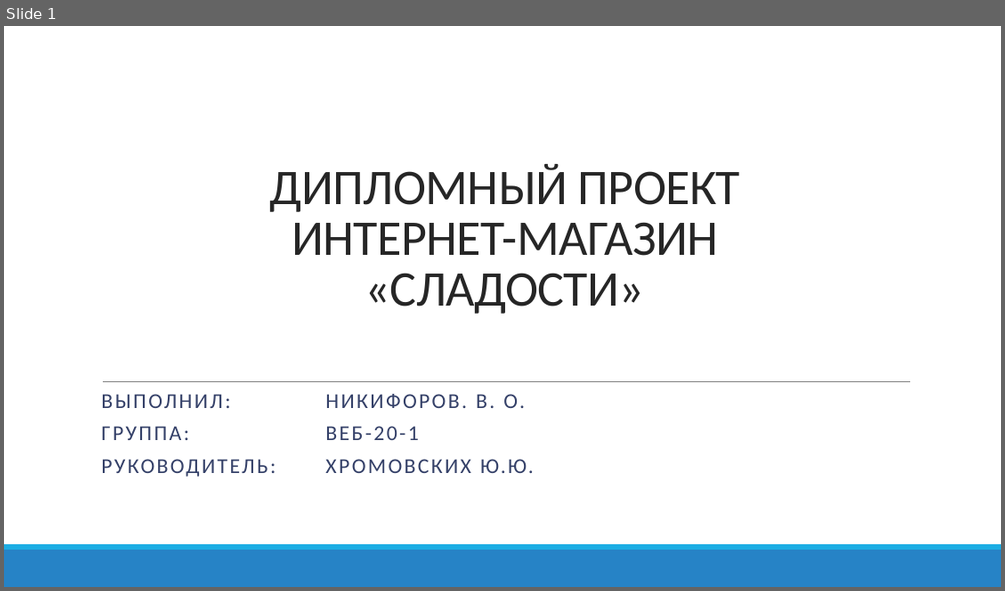
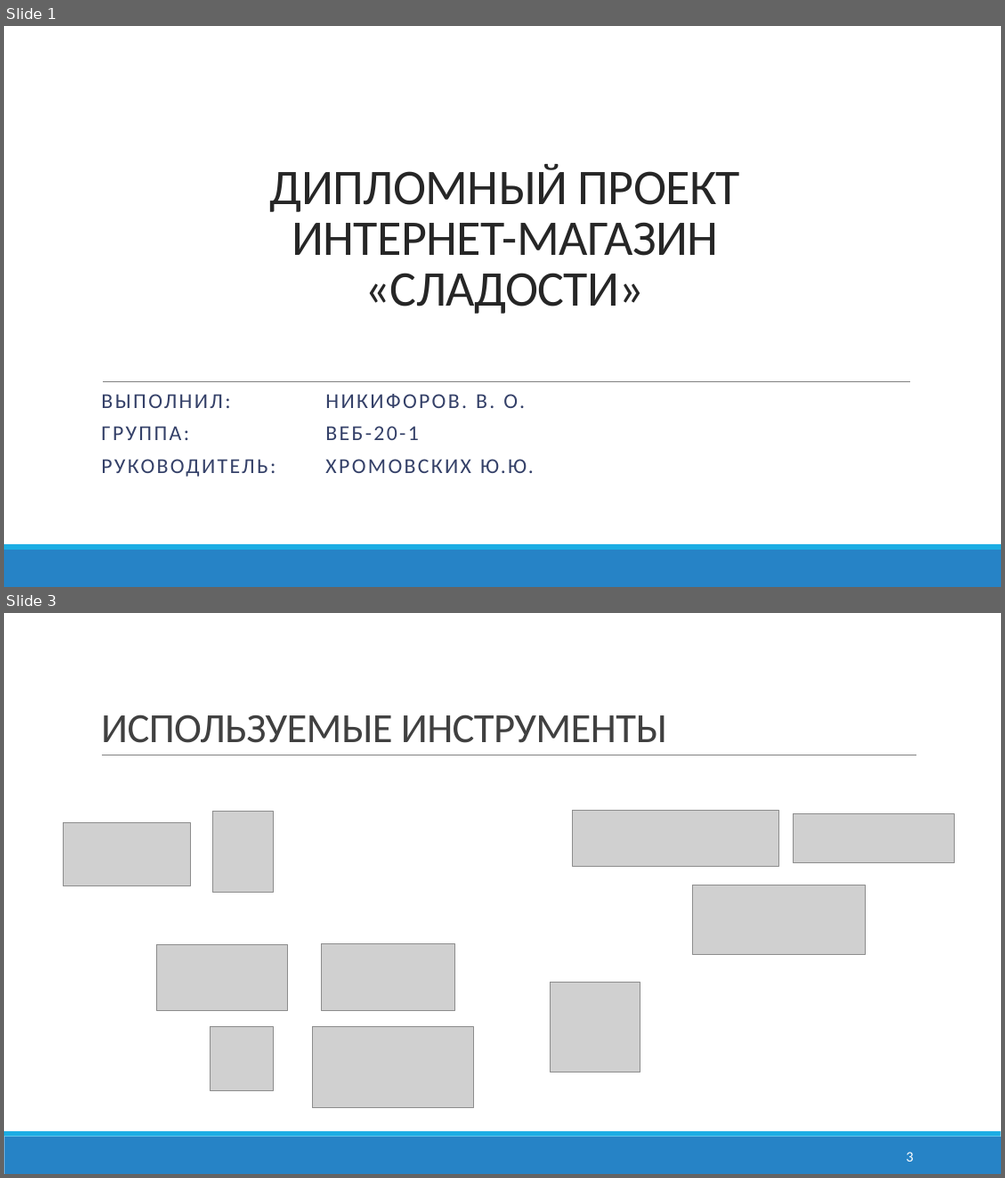
Before and after one commit to NikvaseN/degree-work, a slide deck: docs/Презентация.pptx. Shown one above the other, each under a label of ours: slide 1 before the commit, slides 1 and 3 after it; the slides between them are not shown. The pictures are 1005x591 and 1005x1178 pixels, drawn with LibreOffice and Linux fonts; fonts in the diff are those of the drawing; grey boxes stand for pictures. Boxes give left, top, right and bottom in pixels: in the first picture for what was removed or moved away, otherwise in the second. Text is boxed around its words. In the diff, an @@ line names an element or a change of style, - is before the commit and + after.

```diff
--- a/docs/Презентация.pptx
+++ b/docs/Презентация.pptx
@@ slide 3 added at (x1=4, y1=613, x2=1001, y2=1174), background #FFFFFF; not listed: 2 template elements that a slide beside it also shows @@
@@ title added at (x1=101, y1=714, x2=667, y2=743), 40 pt, text #404040 @@
+ИСПОЛЬЗУЕМЫЕ ИНСТРУМЕНТЫ
@@ line added from (102, 755) to (917, 755), #808080 0.5 pt @@
@@ picture added at (x1=63, y1=823, x2=190, y2=887) @@
@@ picture added at (x1=212, y1=811, x2=273, y2=892) @@
@@ picture added at (x1=573, y1=811, x2=778, y2=866) @@
@@ picture added at (x1=793, y1=814, x2=955, y2=863) @@
@@ picture added at (x1=693, y1=885, x2=865, y2=954) @@
@@ picture added at (x1=156, y1=944, x2=288, y2=1010) @@
@@ picture added at (x1=322, y1=943, x2=455, y2=1010) @@
@@ picture added at (x1=550, y1=981, x2=639, y2=1071) @@
@@ picture added at (x1=210, y1=1027, x2=274, y2=1091) @@
@@ picture added at (x1=312, y1=1027, x2=474, y2=1108) @@
@@ page number added at (x1=906, y1=1151, x2=913, y2=1161), 14 pt, text #FFFFFF @@
+3
```
Also in this commit, not shown: 2 slides changed, 1 other slide added, 17 slides removed, 13 other files.
